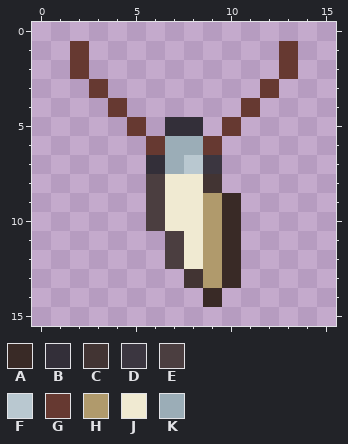
One commit to this pixel-art file: resources/gfx/ui/icons/items/wolf_fang_amulet.aseprite. This is how it looked before the edit.
16x16 pixels, 1 frame.
Palette (. is transparent): A #392a26  B #332f39  C #423433  D #3b3640  E #4b3e40  F #b9c8d0  G #663931  H #b09a6c  J #f0ead2  K #9badb7
After:
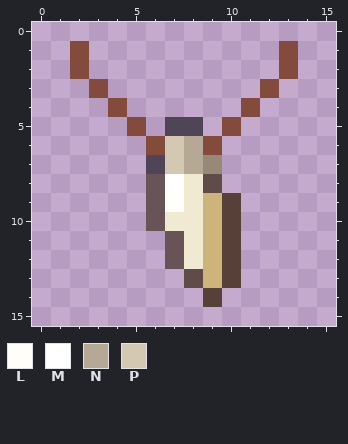
Colours new in this view: L #fffef8  M #ffffff  N #b5a894  P #d3c9b2
Change:
@@ palette @@
-A #392a26
+A #564038
-B #332f39
+B #4f4556
-C #423433
+C #5f4b48
-D #3b3640
+D #988877
-E #4b3e40
+E #685456
-G #663931
+G #834b3c
-H #b09a6c
+H #cdb47a
@@ x 5..10 @@
  5 G.BB.G
- 6 .GKKG.
- 7 .BKFD.
- 8 .EJJC.
- 9 .EJJHA
+ 6 .GPNG.
+ 7 .BPND.
+ 8 .EMJC.
+ 9 .ELJHA
 10 .EJJHA
